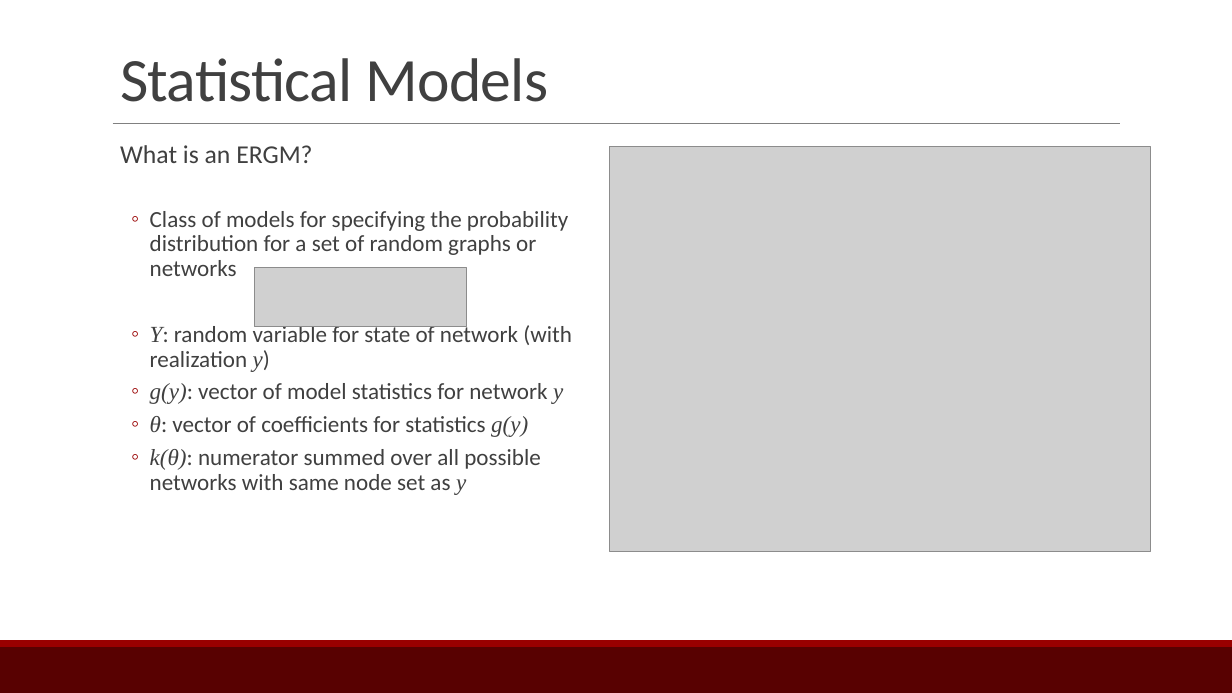
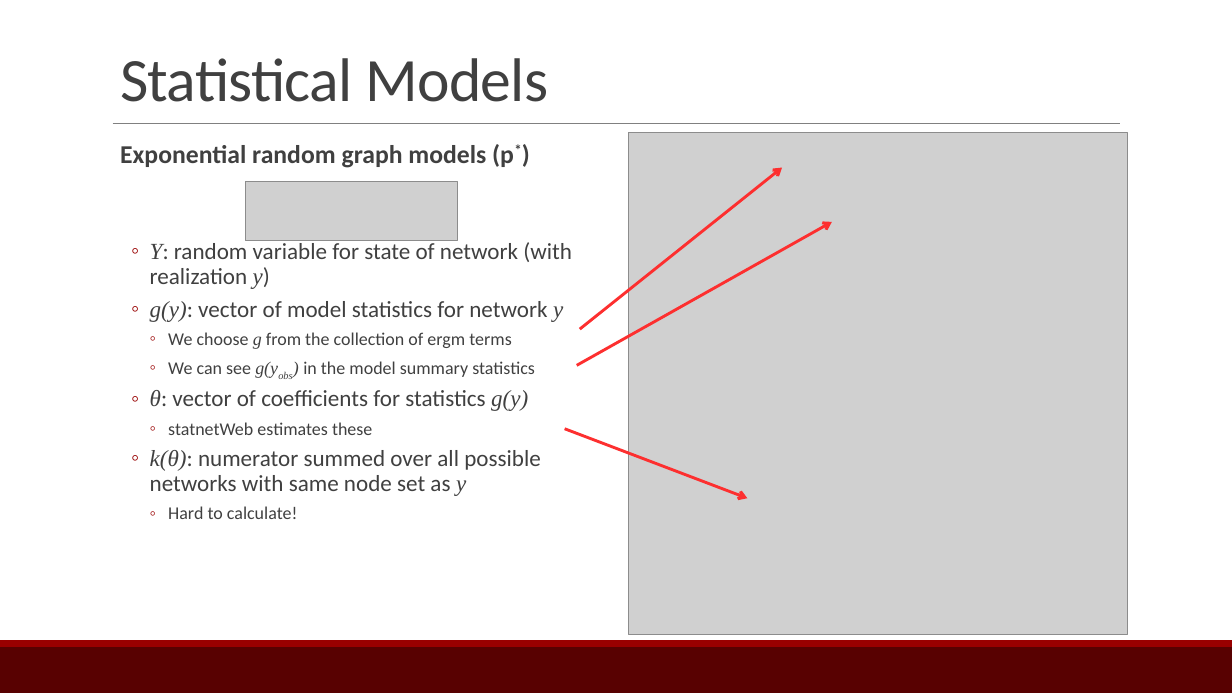
Before and after one commit to ebey/sunbelt2015, a slide deck: slide 17 of statnetWeb_slides.pptx (slide 24 before the commit). Drawn at 1232x693 pixels with LibreOffice and Linux fonts; fonts in the diff are those of the drawing; grey boxes stand for pictures. Boxes give left, top, right and bottom in pixels: in the first picture for what was removed or moved away, otherwise in the second. Text is boxed around its words. In the diff, an @@ line names an element or a change of style, - is before the commit and + after.

Commit message:
slides and images

```diff
--- a/statnetWeb_slides.pptx
+++ b/statnetWeb_slides.pptx
@@ text at [120,144,514,168]: text changed; size 18 to 20 pt; bold on @@
-  What is an ERGM?
-  ◦ Class of models for specifying the probability distribution for a set of random graphs or networks
+  Exponential random graph models (p*)
@@ picture: place and size @@
-picture at [610,146,1151,552]
+picture at [628,133,1128,634]
@@ arrow added from (579, 329) to (782, 167), #FD2F2F 2.25 pt @@
@@ picture added at [245,182,457,241] @@
@@ arrow added from (577, 365) to (832, 222), #FD2F2F 2.25 pt @@
@@ picture removed at [254,268,466,327] @@
@@ text at [168,332,535,378]: paragraphs added @@
+    ◦ We choose g from the collection of ergm terms
+    ◦ We can see g(yobs) in the model summary statistics
@@ text at [168,422,372,435]: paragraph added @@
+    ◦ statnetWeb estimates these
@@ arrow added from (565, 429) to (748, 498), #FD2F2F 2.25 pt @@
@@ text at [168,506,297,519]: paragraph added @@
+    ◦ Hard to calculate!
```
Also in this commit, not shown: 15 other slides changed, 9 slides added, 1 slide removed, 5 other files.
